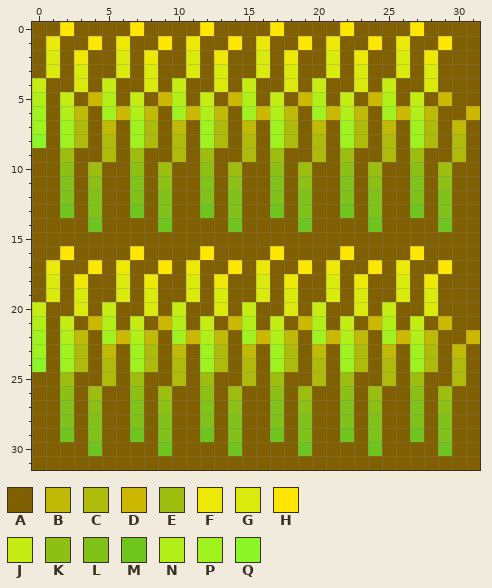
File history of a pixel-art sprite, images/rice.png. That is the earlier state.
The file is 32x32 pixels. Colours within 5 levels of each other are drawn and written as one.
Palette (. is transparent): A #806000  B #beba05  C #aebb0a  D #ccb800  E #9ebe0f  F #ede806  G #daea0c  H #ffe600  J #c5ed13  K #8ebf14  L #80c219  M #70c41e  N #b2ef19  P #a0f21f  Q #8cf526
Pixels before, first column x 0:
 0 AAHAAAAHAAAAHAAAAHAAAAHAAAAHAAAA
 1 AFAAHAFAAHAFAAHAFAAHAFAAHAFAAHAA
 2 AGAFAAGAFAAGAFAAGAFAAGAFAAGAFAAA
 3 AGAGAAGAGAAGAGAAGAGAAGAGAAGAGAAA
 4 JAAGAJAAGAJAAGAJAAGAJAAGAJAAGAAA
 5 NAJADNAJADNAJADNAJADNAJADNAJADAA
 6 PANBAPDNBAPDNBAPDNBAPDNBAPDNBAAD
 7 PAPCABAPCABAPCABAPCABAPCABAPCABA
 8 QAPCACAPCACAPCACAPCACAPCACAPCACA
 9 AAEAACAEAACAEAACAEAACAEAACAEAACA
10 AAKAEAAKAEAAKAEAAKAEAAKAEAAKAEAA
11 AALAKAALAKAALAKAALAKAALAKAALAKAA
12 AALALAALALAALALAALALAALALAALALAA
13 AAMALAAMALAAMALAAMALAAMALAAMALAA
14 AAAAMAAAAMAAAAMAAAAMAAAAMAAAAMAA
15 AAAAAAAAAAAAAAAAAAAAAAAAAAAAAAAA
16 AAHAAAAHAAAAHAAAAHAAAAHAAAAHAAAA
17 AFAAHAFAAHAFAAHAFAAHAFAAHAFAAHAA
18 AGAFAAGAFAAGAFAAGAFAAGAFAAGAFAAA
19 AGAGAAGAGAAGAGAAGAGAAGAGAAGAGAAA
20 JAAGAJAAGAJAAGAJAAGAJAAGAJAAGAAA
21 NAJADNAJADNAJADNAJADNAJADNAJADAA
22 PANBAPDNBAPDNBAPDNBAPDNBAPDNBAAD
23 PAPCABAPCABAPCABAPCABAPCABAPCABA
24 QAPCACAPCACAPCACAPCACAPCACAPCACA
25 AAEAACAEAACAEAACAEAACAEAACAEAACA
26 AAKAEAAKAEAAKAEAAKAEAAKAEAAKAEAA
27 AALAKAALAKAALAKAALAKAALAKAALAKAA
28 AALALAALALAALALAALALAALALAALALAA
29 AAMALAAMALAAMALAAMALAAMALAAMALAA
30 AAAAMAAAAMAAAAMAAAAMAAAAMAAAAMAA
31 AAAAAAAAAAAAAAAAAAAAAAAAAAAAAAAA
The result:
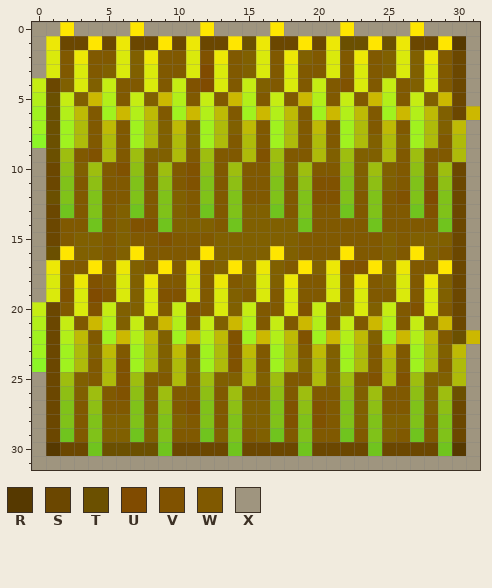
Colours new in this view: R #563900  S #6b4700  T #6b5000  U #804b00  V #805200  W #805900  X #9f957f
Change:
Changed rows in their new state; - is an unchanged pixel.
first column x 0:
 0 XX-XXXX-XXXX-XXXX-XXXX-XXXX-XXXX
 1 X-SS-S-SS-S-SS-T-SS-S-TT-T-SS-RX
 2 X-W-WW---WW-V-W--W--W-W-W----WSX
 3 X-W-W----WW-U-W--W-WW-W-W----WSX
 4 -S----WW-W-VU-W--W-W-WV-W-W--WSX
 5 -T----W----W-W--W-W--W-W--W---SX
 6 -T--W----W----W----W----W-----S-
 7 -T--W-W---------W--W-W--W-W----X
 8 -T--W-W-------W-W--W-W-------W-X
 9 XT-WV-W----W-WW-V-WW------W-WW-X
10 XS---WV-W-WV-W-WW---WW----W-W-SX
11 XS-W-WW-W-WV-W-WW-W-VV----W-V-SX
12 XT-W-WW-W--W-W-WW-W-VV-W-WV-U-SX
13 XS-W-W--W--W-W----W-WW-W-WW-V-SX
14 XSWW-W-VV----W------WWWW-WWWW-SX
15 XSW--W-WWVWWW------WWWWWW-W---SX
16 XT---W--WWWW-------WWW-WW-W--WSX
17 X-WW-W--W-W-W-----W---VV---WW-SX
18 X-W-VW---WW-W-W----WW-W-W--W--SX
19 X-V-UV---VV-W--W-W-WW-W-WW-W--SX
20 -SW-V----W-VW---WW-V-W----WV-WSX
21 -S-W-------W----W-W--W-W--W---SX
22 -S--W---------V----V---------WT-
23 -S----W----W--V-W--W----W-W----X
24 -S--W-V-------V-W-------W-W--W-X
25 XS--W-V-WW-W------WW---WV-V----X
26 XS---WV-W-WW-W-WW-W-WW---WW---TX
27 XS-W-WW-W-WV-W----V-VW---WW---SX
28 XS-W-------W-W----V-VW------W-SX
29 XS-W------WW---W--W-WW-W--W-W-SX
30 XRSS-TTTT-SSSS-SSSS-SSSS-SSSS-RX
31 XXXXXXXXXXXXXXXXXXXXXXXXXXXXXXXX
